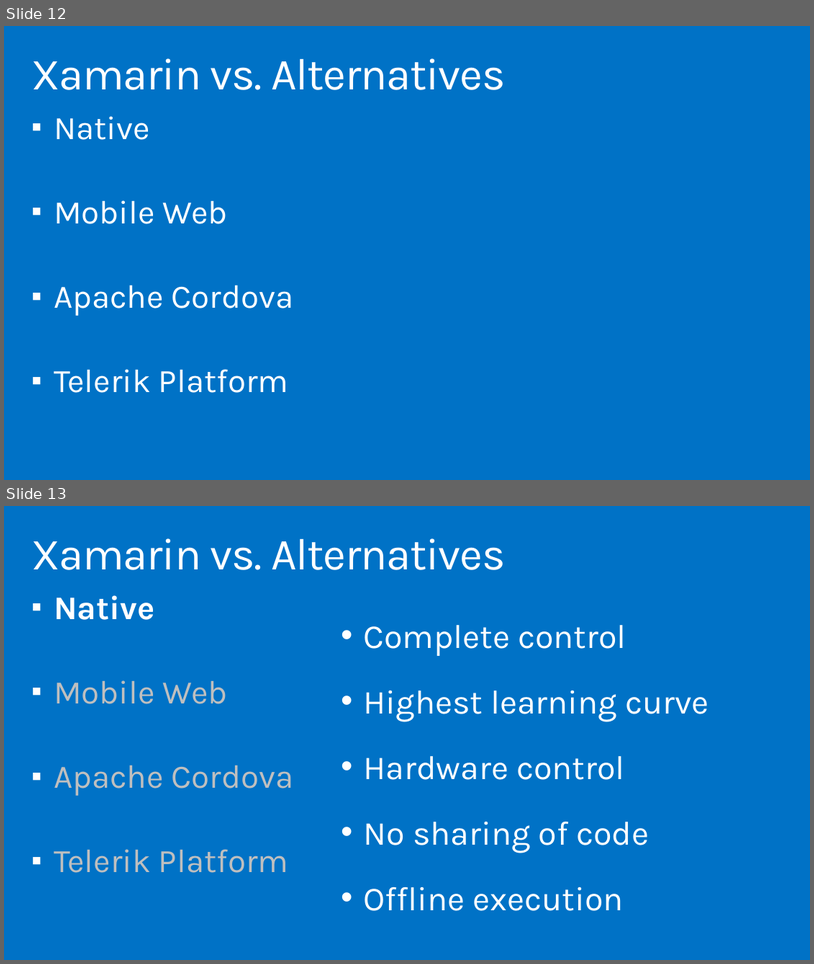
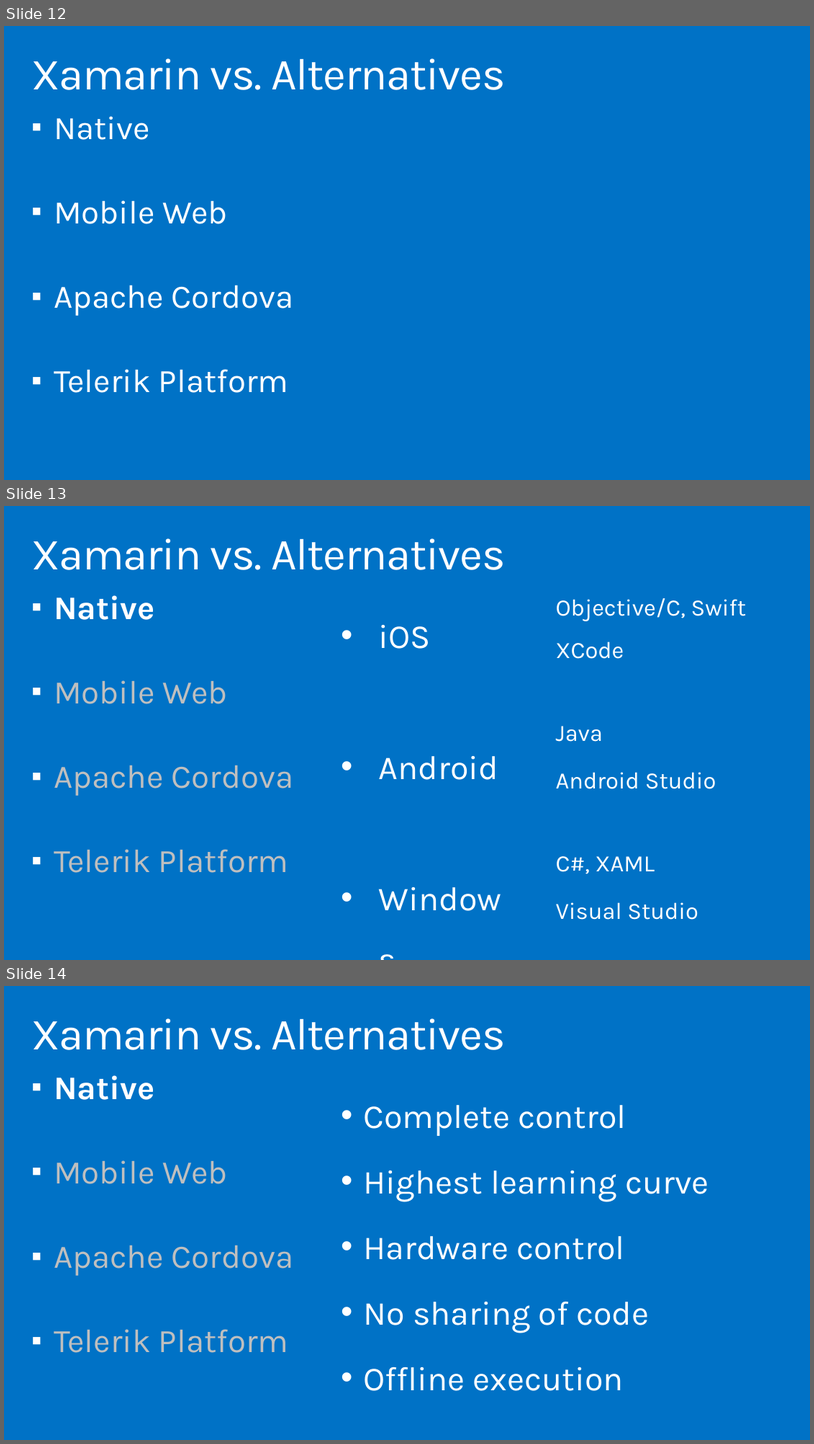
Before and after one commit to cledotnet/Xamarin.Forms, a slide deck: doc/Cross-Platform with Xamarin.pptx. Shown one above the other, each under a label of ours: slides 12 and 13 before the commit, slides 12, 13 and 14 after it. The pictures are 814x964 and 814x1444 pixels, drawn with LibreOffice and Linux fonts; fonts in the diff are those of the drawing; background and template pictures are left out. Boxes give left, top, right and bottom in pixels: in the first picture for what was removed or moved away, otherwise in the second. Text is boxed around its words. In the diff, an @@ line names an element or a change of style, - is before the commit and + after.

```diff
--- a/doc/Cross-Platform with Xamarin.pptx
+++ b/doc/Cross-Platform with Xamarin.pptx
@@ slide 13 added at box(4, 506, 810, 960), background #0072C6 @@
@@ title added at box(31, 538, 505, 570), 52.9 pt, text #FFFFFF @@
+Xamarin vs. Alternatives
@@ text added at box(54, 595, 294, 872), 39.2 pt, text #BFBFBF @@
+▪ Native
+▪ Mobile Web
+▪ Apache Cordova
+▪ Telerik Platform
@@ text added at box(556, 598, 747, 659), 28 pt, text #FFFFFF @@
+Objective/C, Swift
+XCode
@@ text added at box(379, 625, 499, 780), 40 pt, text #FFFFFF @@
+• iOS
+• Android
+• Windows
@@ text added at box(556, 726, 717, 789), 28 pt, text #FFFFFF @@
+Java
+Android Studio
@@ text added at box(556, 856, 699, 919), 28 pt, text #FFFFFF @@
+C#, XAML
+Visual Studio
@@ what was slide 13 is now slide 14 @@
```
Also in this commit, not shown: 3 slides changed, 4 other slides added, 1 other file.
